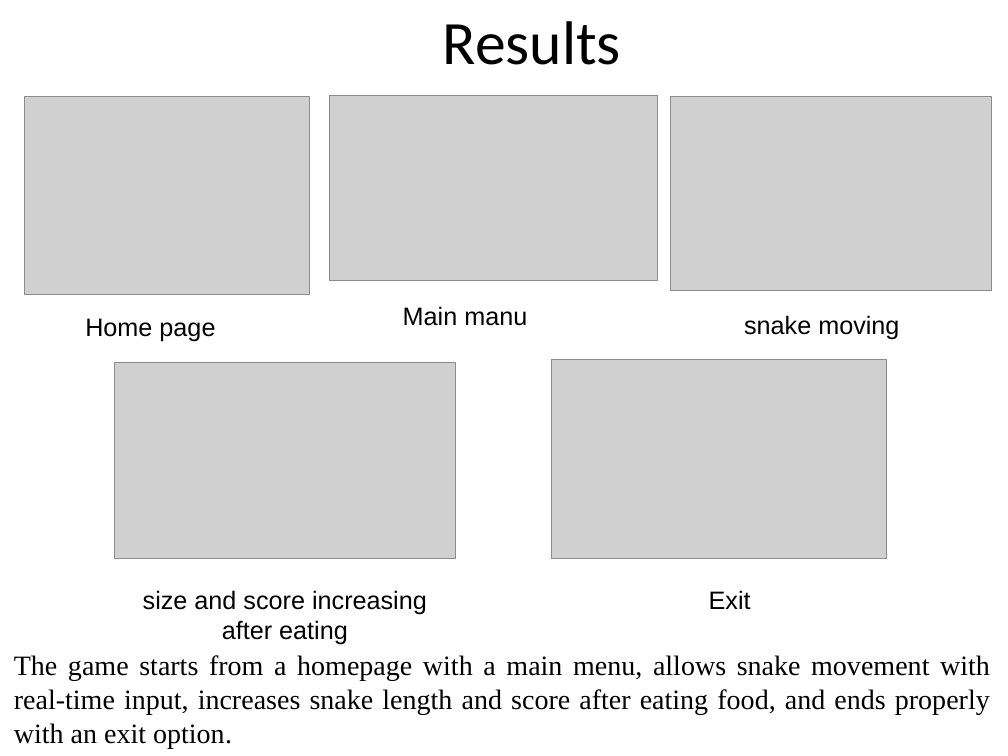
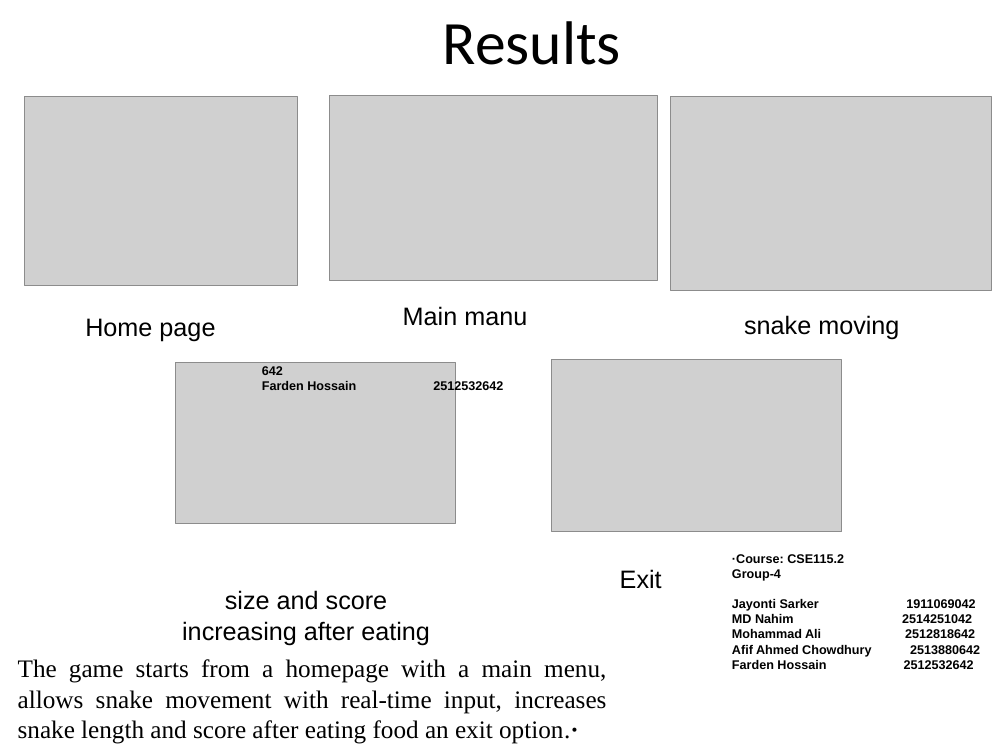
Before and after one commit to always-mohammad-ali/snake-game-c, a slide deck: slide 6 of others/final presentation.pptx. Drawn at 1008x756 pixels with LibreOffice and Linux fonts; fonts in the diff are those of the drawing; grey boxes stand for pictures; background and template pictures are left out. Boxes give left, top, right and bottom in pixels: in the first picture for what was removed or moved away, otherwise in the second. Text is boxed around its words. In the diff, an @@ line names an element or a change of style, - is before the commit and + after.

```diff
--- a/others/final presentation.pptx
+++ b/others/final presentation.pptx
@@ picture: place and size @@
-picture at bbox=[24, 97, 309, 294]
+picture at bbox=[24, 97, 297, 285]
@@ picture: place and size @@
-picture at bbox=[115, 362, 456, 558]
+picture at bbox=[175, 362, 455, 523]
@@ text added at bbox=[262, 366, 503, 393], 9 pt, text #000000, bold @@
+642
+Farden Hossain 2512532642
@@ picture: place and size @@
-picture at bbox=[551, 360, 886, 558]
+picture at bbox=[551, 360, 842, 532]
@@ text "Exit": place and size @@
-text "Exit" at bbox=[709, 590, 751, 610]
+text "Exit" at bbox=[620, 569, 662, 589]
@@ text added at bbox=[732, 554, 974, 669], 9 pt, text #000000, bold @@
+·Course: CSE115.2
+Group-4
+Jayonti Sarker 1911069042
+MD Nahim 2514251042
+Mohammad Ali 2512818642
+Afif Ahmed Chowdhury 2513880642
+Farden Hossain 2512532642
@@ text "size and score increasing after ..." rewrapped from bbox=[143, 590, 427, 645] to bbox=[182, 590, 430, 645] @@
@@ text at bbox=[18, 659, 606, 744]: text changed; size 20 to 18 pt @@
-The game starts from a homepage with a main menu, allows snake movement with real-time input, increases snake length and score after eating food, and ends properly with an exit option.
+The game starts from a homepage with a main menu, allows snake movement with real-time input, increases snake length and score after eating food an exit option.·
```
Also in this commit, not shown: 8 other slides changed, 1 slide added, 1 slide removed, 4 other files.
